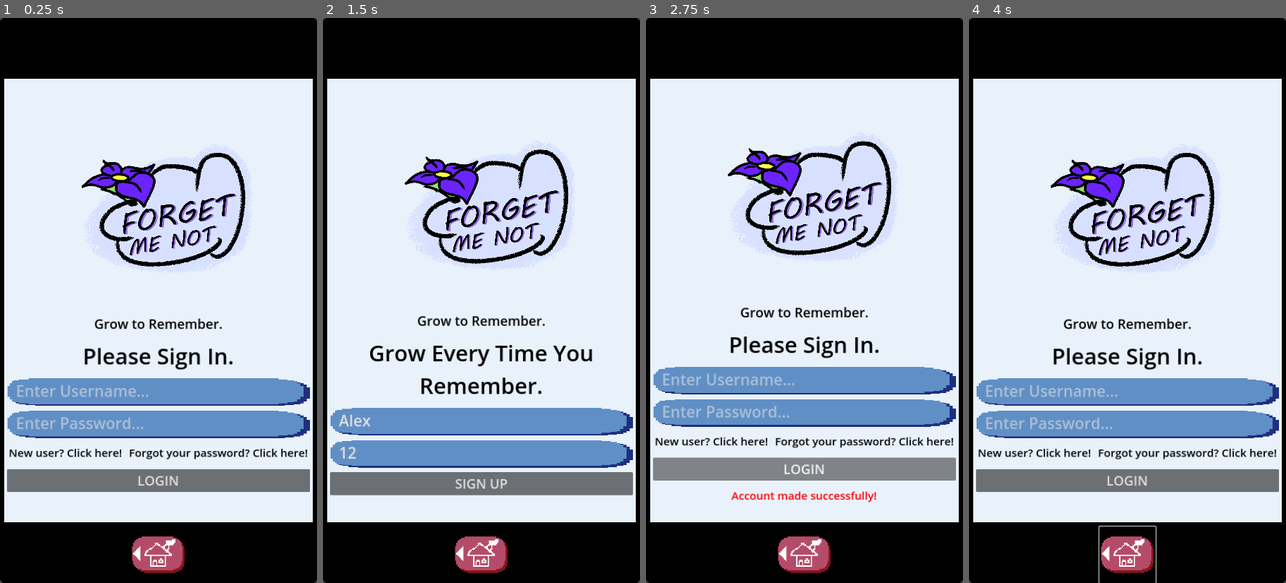
Above: before the commit, frames 1-4 (left to right).
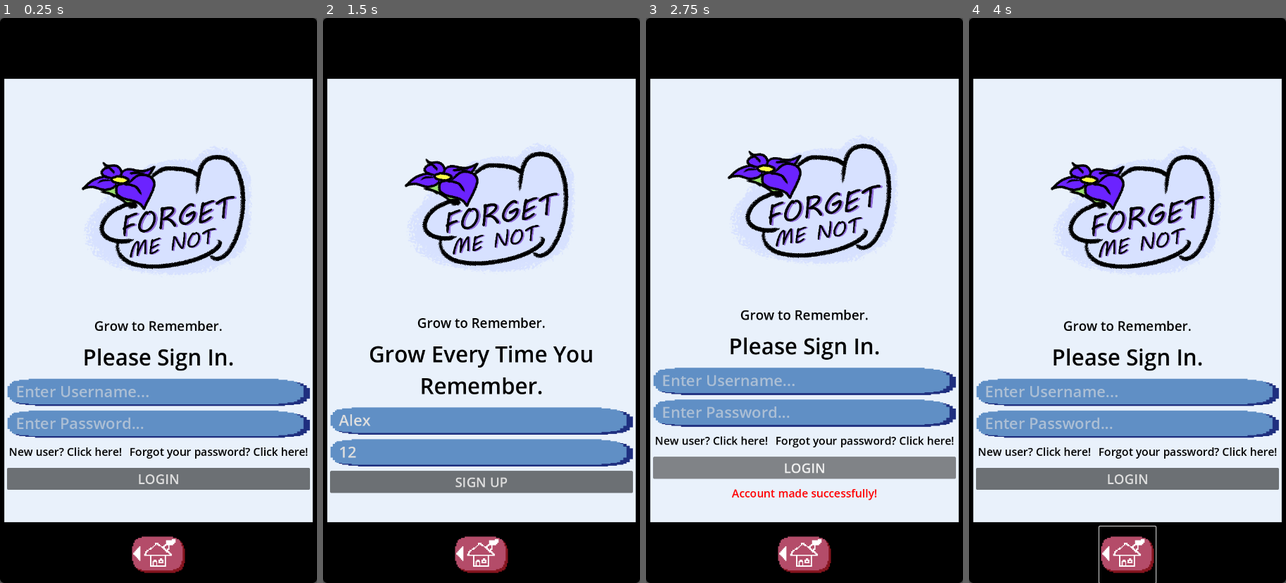
Above: after the commit, the same moments.

Repository: SmithyMKPK/IGME-110-Project-Forget-Me-Not
Game: Godot game, scene res://scenes/main_screen_root.tscn
Same seed, same stepped clock (60 frames per second), same inputs: the game is played once before the commit and once after it. The engine's default icon, where the game draws it, is replaced by a stand-in: a white triangle on a blue panel in a dark square.
Inputs (mouse positions are in pixels of both pictures, inside the frame that each line leads up to):
- Up to frame 1 (0.25 s): no input
- Up to frame 2 (1.5 s): click (481, 390) at 0.52 s; type "Alex" at 0.6 s; click (481, 424) at 0.75 s; type "12" at 0.83 s; click "New user? Click here!" at 1.25 s
- Up to frame 3 (2.75 s): click "SIGN UP" at 2 s
- Up to frame 4 (4 s): click "New user? Click here!" at 2.75 s; click (1127, 554) at 3.5 s

The runs differ from the first frame. In frame 1, 6.7% of the frame differs, in the area x 1-99%, y 10-99%; in frame 2, 6.9%; in frame 3, 7.6%; in frame 4, 6.7%.

Commit message:
Update project.godot

Diff:
--- a/project.godot
+++ b/project.godot
@@ -19,7 +19,7 @@
 
 window/size/viewport_width=720
 window/size/viewport_height=1280
-window/stretch/mode="canvas_items"
+window/size/resizable=false
 
 [rendering]
 
